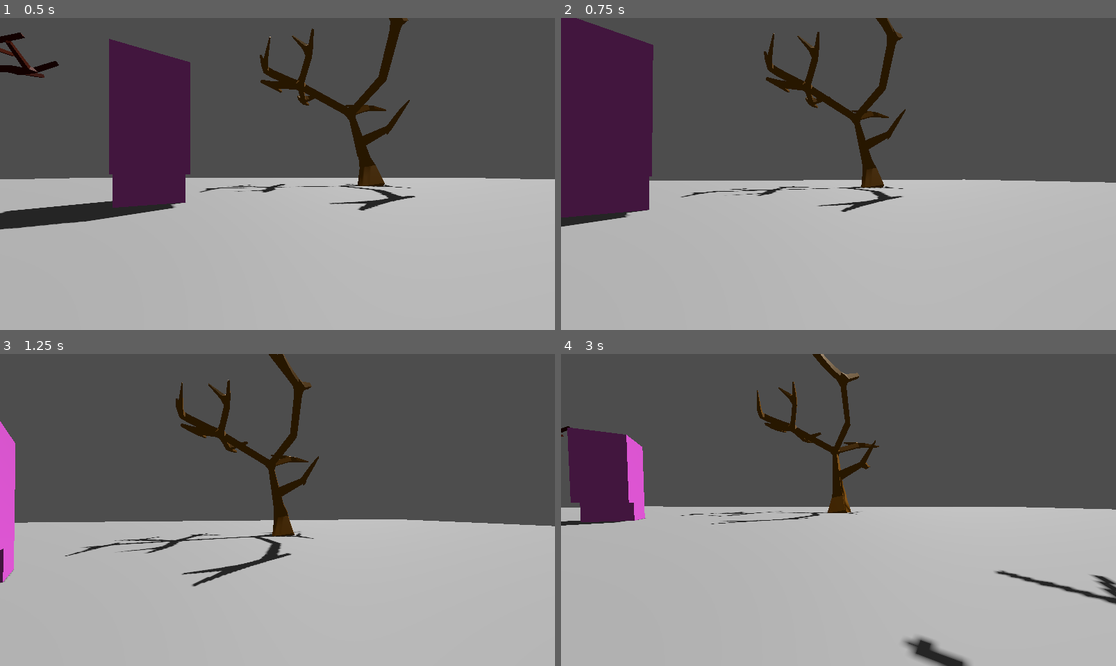
Above: before the commit, frames 1-4 (two rows, left to right).
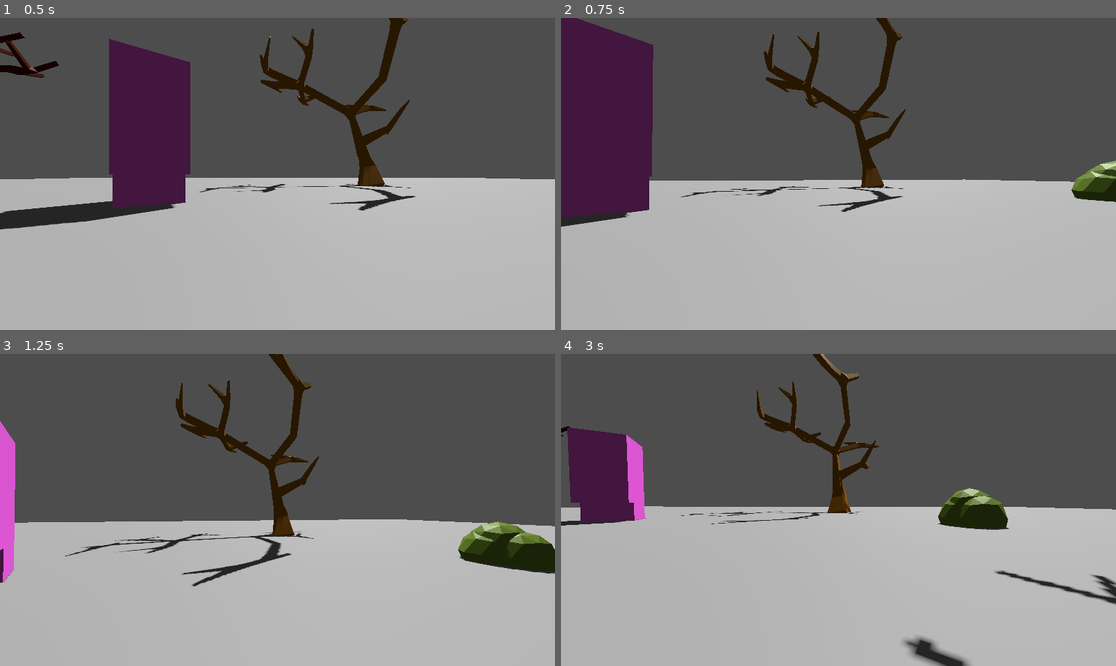
Above: after the commit, the same moments.

Repository: thedevbones/project-hillbilly
Game: Godot game, scene res://world.tscn
Two runs of this game, one before a commit and one after it. Both use one fixed random seed, a clock stepped at 60 frames per second and the inputs below.
Inputs (mouse positions are in pixels of both pictures, inside the frame that each line leads up to):
- Up to frame 1 (0.5 s): no input
- Up to frame 2 (0.75 s): tap Enter at 0.5 s; move the mouse to (866, 174) at 0.52 s; hold D (walk_right) from 0.53 s (still down); tap W (walk_foward) at 0.6 s
- Up to frame 3 (1.25 s): keep holding D (walk_right); tap Space (jump) at 0.77 s
- Up to frame 4 (3 s): move the mouse to (810, 510) at 1.27 s; release D (walk_right) at 1.28 s; hold S (walk_back) 1.28-2.03 s; tap W (walk_foward) at 1.35, 2.1, 2.85 s; tap Space (jump) at 1.52 s; move the mouse to (849, 503) at 2.02 s; hold D (walk_right) from 2.03 s (still down); move the mouse to (832, 516) at 2.77 s

Frame 1 is identical in both runs. In frame 2, 0.8% of the frame differs, in the area x 91-100%, y 45-60%; in frame 3, 2.1%, in the area x 82-100%, y 53-71%; in frame 4, 1.3%.

Commit message:
added a bush to scene

Diff:
--- a/world.tscn
+++ b/world.tscn
@@ -1,9 +1,10 @@
-[gd_scene load_steps=8 format=3 uid="uid://dpu8u0h73r1dy"]
+[gd_scene load_steps=9 format=3 uid="uid://dpu8u0h73r1dy"]
 
 [ext_resource type="Script" path="res://Player.gd" id="1_1ouke"]
 [ext_resource type="PackedScene" uid="uid://do1ldmsk8lsn8" path="res://assets/testImport.glb" id="2_x5k7m"]
 [ext_resource type="PackedScene" uid="uid://lfy5yl3iyvqq" path="res://assets/tree01.glb" id="3_2k5bm"]
 [ext_resource type="PackedScene" uid="uid://hrqk8kt7yb8i" path="res://assets/tree02.glb" id="4_6bpil"]
+[ext_resource type="PackedScene" uid="uid://dx7axtetgr1tv" path="res://assets/bush01.glb" id="5_pfnyj"]
 
 [sub_resource type="CapsuleShape3D" id="CapsuleShape3D_hnuiv"]
 
@@ -51,3 +52,21 @@
 
 [node name="tree04" parent="." instance=ExtResource("3_2k5bm")]
 transform = Transform3D(0.357025, 0.0295165, -0.933628, 0.304382, 0.94127, 0.146156, 0.883111, -0.336361, 0.327073, 7.75259, -0.0862837, -17.2058)
+
+[node name="bush01" parent="." instance=ExtResource("5_pfnyj")]
+transform = Transform3D(1, 0, 0, 0, 1, 0, 0, 0, 1, 14.0733, 4.76837e-07, -6.28642)
+
+[node name="bush02" parent="." instance=ExtResource("5_pfnyj")]
+transform = Transform3D(1, 0, 0, 0, 1, 0, 0, 0, 1, -17.1005, 0, 18.4891)
+
+[node name="bush03" parent="." instance=ExtResource("5_pfnyj")]
+transform = Transform3D(1, 0, 0, 0, 1, 0, 0, 0, 1, 14.4233, 0, -5.57958)
+
+[node name="bush04" parent="." instance=ExtResource("5_pfnyj")]
+transform = Transform3D(1, 0, 0, 0, 1, 0, 0, 0, 1, 14.4722, 0, -6.56011)
+
+[node name="bush05" parent="." instance=ExtResource("5_pfnyj")]
+transform = Transform3D(1, 0, 0, 0, 1, 0, 0, 0, 1, 14.2972, 0.322592, -6.1165)
+
+[node name="bush06" parent="." instance=ExtResource("5_pfnyj")]
+transform = Transform3D(1, 0, 0, 0, 1, 0, 0, 0, 1, 14.5004, 0, -5.99507)
